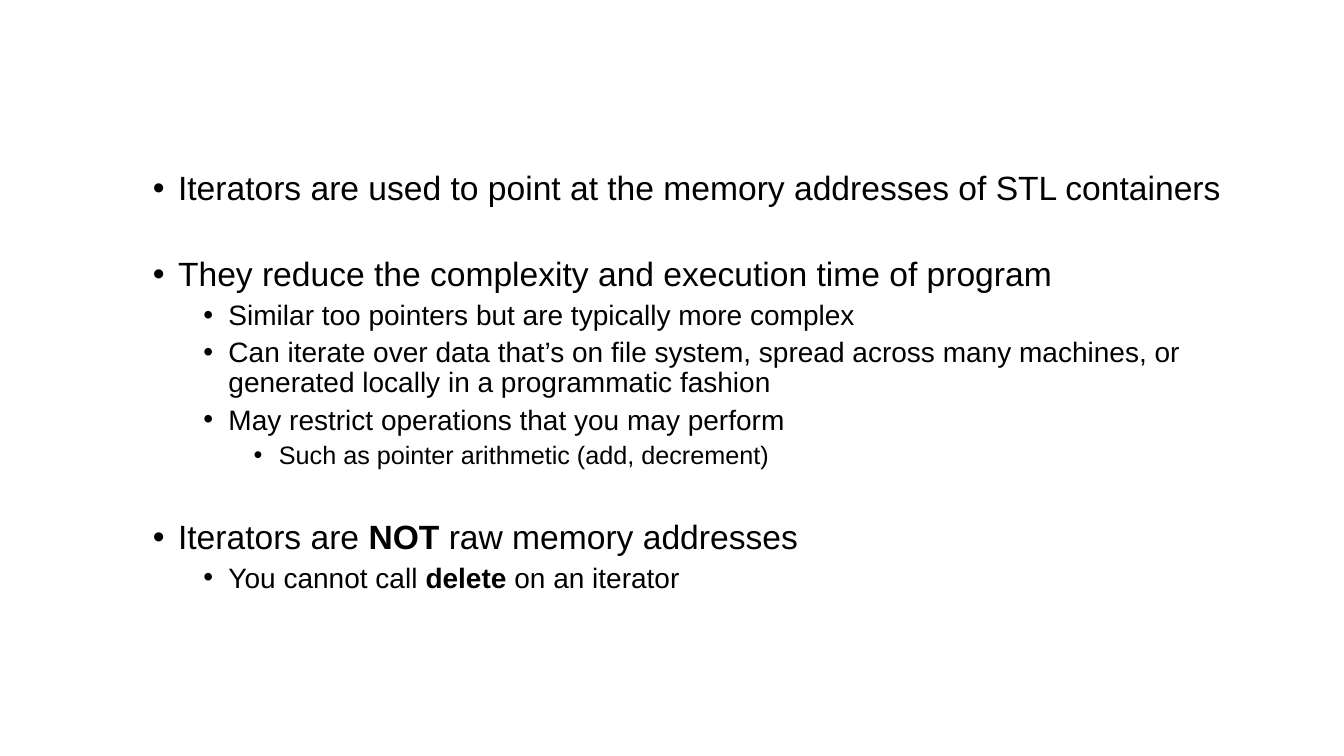
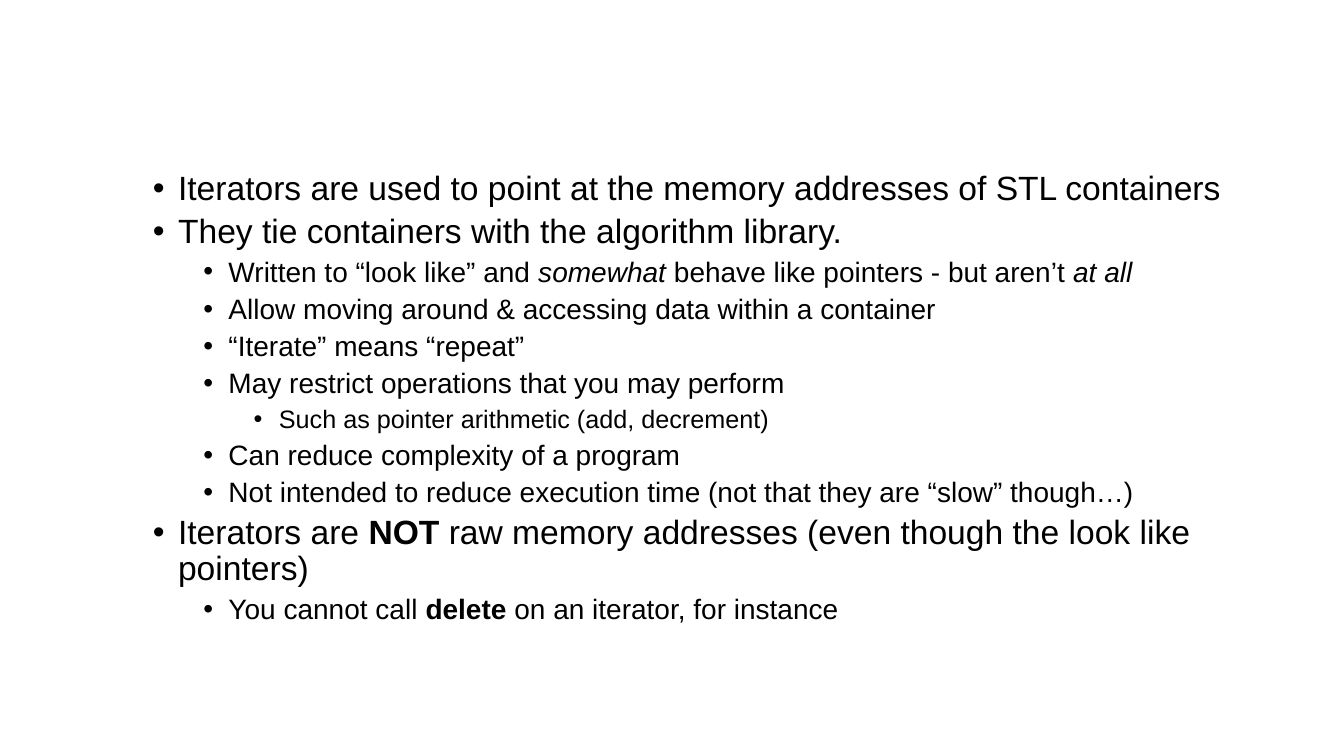
Before and after one commit to FeeneyCodes/INFO3135Fall2025, a slide deck: slide 9 of Week 10 (Nov. 17th, STL - Michael sick)/Standard Template Librabry.pptx. Drawn at 1344x756 pixels with LibreOffice and Linux fonts; fonts in the diff are those of the drawing; background and template pictures are left out. Boxes give left, top, right and bottom in pixels: in the first picture for what was removed or moved away, otherwise in the second. Text is boxed around its words. In the diff, an @@ line names an element or a change of style, - is before the commit and + after.

```diff
--- a/Week 10 (Nov. 17th, STL - Michael sick)/Standard Template Librabry.pptx
+++ b/Week 10 (Nov. 17th, STL - Michael sick)/Standard Template Librabry.pptx
@@ text at [178, 218, 1132, 361]: text changed @@
-  • They reduce the complexity and execution time of program
-    • Similar too pointers but are typically more complex
-    • Can iterate over data that’s on file system, spread across many machines, or generated locally in a programmatic fashion
+  • They tie containers with the algorithm library.
+    • Written to “look like” and somewhat behave like pointers - but aren’t at all
+    • Allow moving around & accessing data within a container
+    • “Iterate” means “repeat”
@@ text at [178, 444, 1190, 623]: text changed; size 24 to 20 pt @@
-  • Iterators are NOT raw memory addresses
-    • You cannot call delete on an iterator
+    • Can reduce complexity of a program
+    • Not intended to reduce execution time (not that they are “slow” though…)
+  • Iterators are NOT raw memory addresses (even though the look like pointers)
+    • You cannot call delete on an iterator, for instance
```
Also in this commit, not shown: 4 other slides changed, 1 slide removed, 16 other files.
